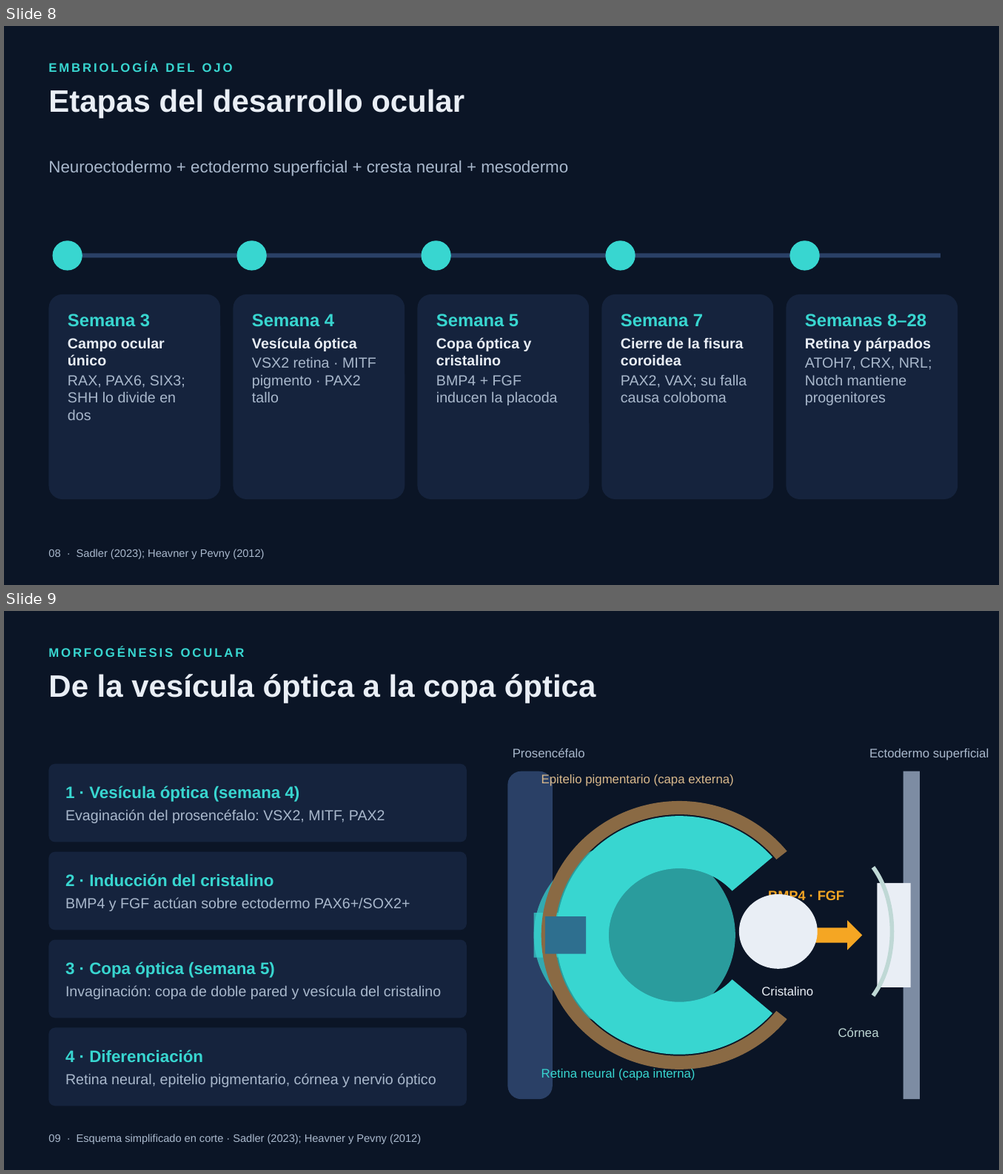
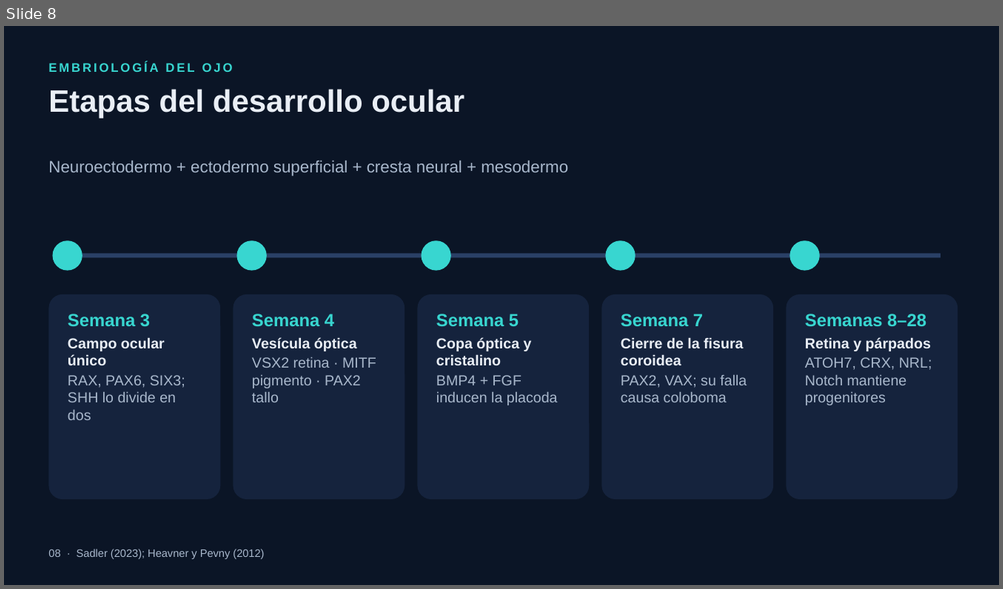
Before and after one commit to denisjara/denisjara, a slide deck: monografia-vision-audicion/Presentacion_Vision_Audicion.pptx. Shown one above the other, each under a label of ours: slides 8 and 9 before the commit, slide 8 after it. The pictures are 1003x1174 and 1003x589 pixels, drawn with LibreOffice and Linux fonts; fonts in the diff are those of the drawing. Boxes give left, top, right and bottom in pixels: in the first picture for what was removed or moved away, otherwise in the second. Text is boxed around its words. In the diff, an @@ line names an element or a change of style, - is before the commit and + after.

```diff
--- a/monografia-vision-audicion/Presentacion_Vision_Audicion.pptx
+++ b/monografia-vision-audicion/Presentacion_Vision_Audicion.pptx
@@ slide 9 removed at bbox=[4, 611, 999, 1170], background #0B1526 @@
@@ text removed at bbox=[48, 647, 244, 657] @@
-MORFOGÉNESIS OCULAR
@@ text removed at bbox=[48, 674, 596, 703] @@
-De la vesícula óptica a la copa óptica
@@ rounded rectangle removed at bbox=[48, 764, 466, 843] @@
-1 · Vesícula óptica (semana 4)
-Evaginación del prosencéfalo: VSX2, MITF, PAX2
@@ text removed at bbox=[512, 748, 585, 758] @@
-Prosencéfalo
@@ text removed at bbox=[869, 749, 988, 760] @@
-Ectodermo superficial
@@ rounded rectangle removed at bbox=[508, 772, 552, 1099] @@
@@ text removed at bbox=[541, 773, 734, 786] @@
-Epitelio pigmentario (capa externa)
@@ rectangle removed at bbox=[903, 772, 919, 1099] @@
@@ arch (boxed as its full ring) removed at bbox=[541, 801, 817, 1070] @@
@@ arch (boxed as its full ring) removed at bbox=[556, 816, 802, 1055] @@
@@ rounded rectangle removed at bbox=[48, 852, 466, 931] @@
-2 · Inducción del cristalino
-BMP4 y FGF actúan sobre ectodermo PAX6+/SOX2+
@@ ellipse removed at bbox=[534, 843, 735, 1029] @@
@@ arc (boxed as its full ellipse) removed at bbox=[780, 846, 892, 1017] @@
@@ ellipse removed at bbox=[739, 894, 817, 969] @@
@@ text removed at bbox=[768, 890, 844, 903] @@
-BMP4 · FGF
@@ rectangle removed at bbox=[877, 883, 910, 988] @@
@@ rectangle removed at bbox=[534, 913, 578, 958] @@
@@ rectangle removed at bbox=[545, 917, 586, 954] @@
@@ right arrow removed at bbox=[746, 920, 862, 951] @@
@@ rounded rectangle removed at bbox=[48, 940, 466, 1019] @@
-3 · Copa óptica (semana 5)
-Invaginación: copa de doble pared y vesícula del cristalino
@@ text removed at bbox=[761, 987, 813, 996] @@
-Cristalino
@@ rounded rectangle removed at bbox=[48, 1028, 466, 1106] @@
-4 · Diferenciación
-Retina neural, epitelio pigmentario, córnea y nervio óptico
@@ text removed at bbox=[838, 1028, 879, 1037] @@
-Córnea
@@ text removed at bbox=[541, 1068, 695, 1081] @@
-Retina neural (capa interna)
@@ text removed at bbox=[48, 1134, 421, 1145] @@
-09 · Esquema simplificado en corte · Sadler (2023); Heavner y Pevny (2012)
```
Also in this commit, not shown: 14 slides changed, 3 slides added, 1 other slide removed, 3 other files.
